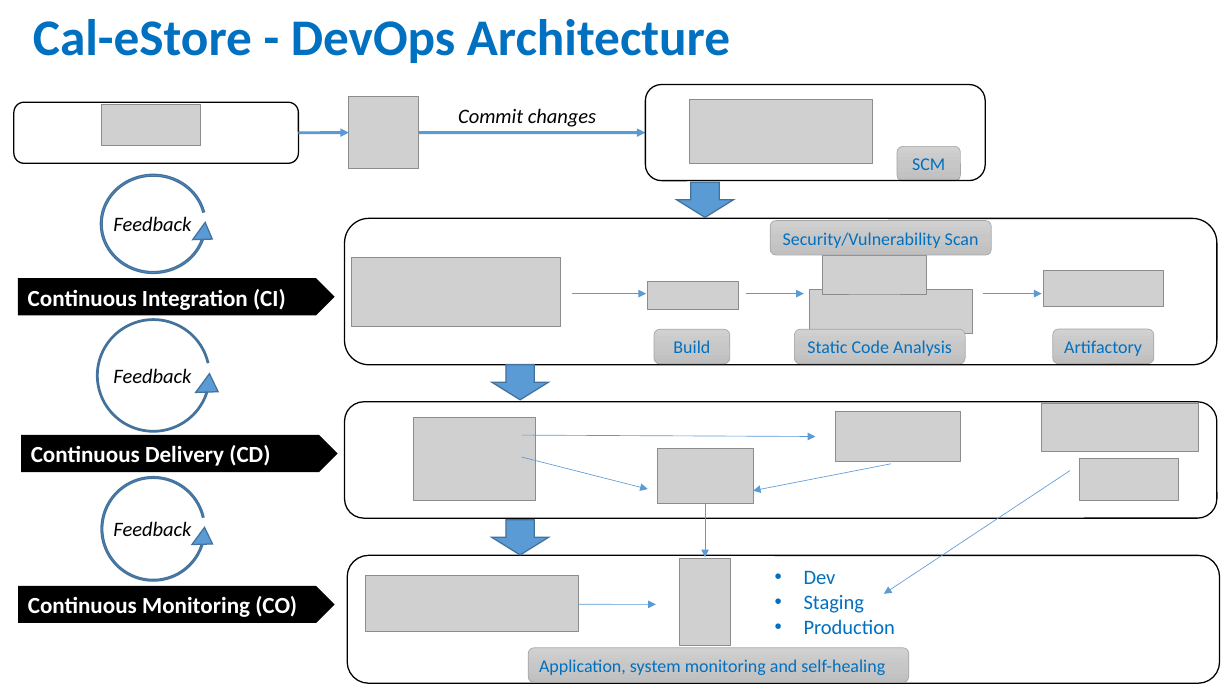
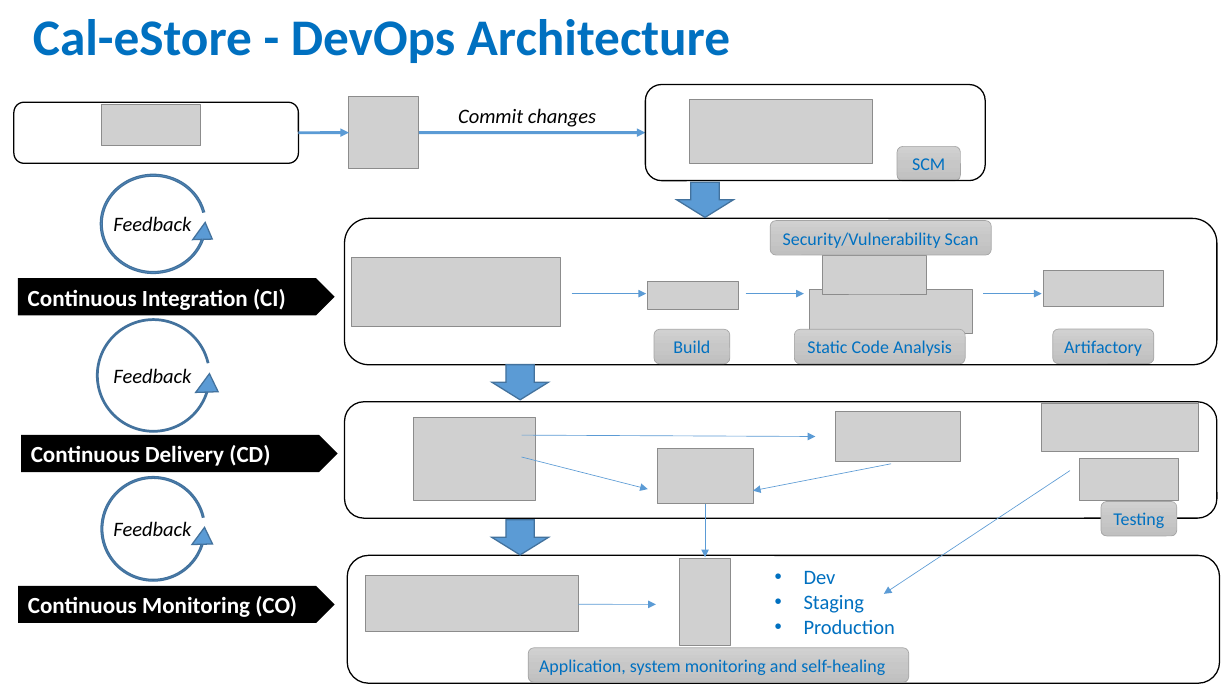
Before and after one commit to HPE-Legobricks/cal-eStore, a slide deck: slide 1 of Documentation/DevOps-Automation/DevOps-Architecture_cal-eStore.pptx. Drawn at 1232x693 pixels with LibreOffice and Linux fonts; fonts in the diff are those of the drawing; grey boxes stand for pictures. Boxes give left, top, right and bottom in pixels: in the first picture for what was removed or moved away, otherwise in the second. Text is boxed around its words. In the diff, an @@ line names an element or a change of style, - is before the commit and + after.

Commit message:
changes to dev branch.

```diff
--- a/Documentation/DevOps-Automation/DevOps-Architecture_cal-eStore.pptx
+++ b/Documentation/DevOps-Automation/DevOps-Architecture_cal-eStore.pptx
@@ rounded rectangle added at <box>1102,502,1177,536</box>, fill gradient #D2D2D2 to #C8C8C8 to #C0C0C0, outline #A5A5A5 0.5 pt, 14 pt, text #0070C0 @@
+Testing
```
